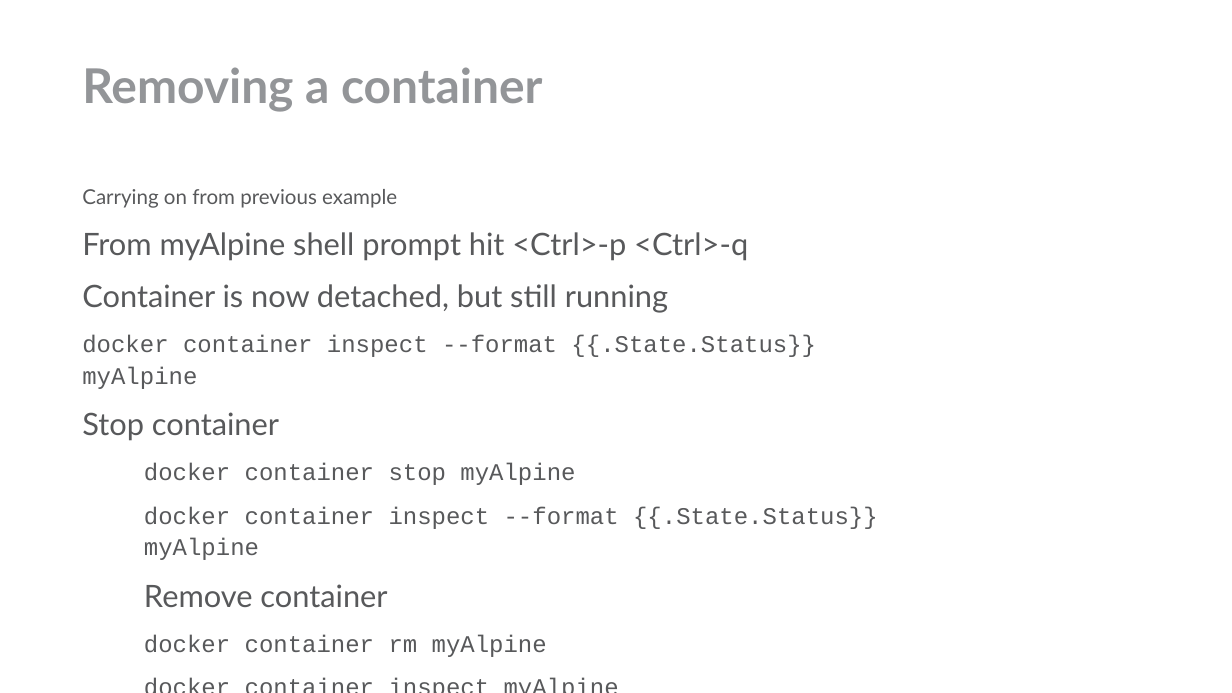
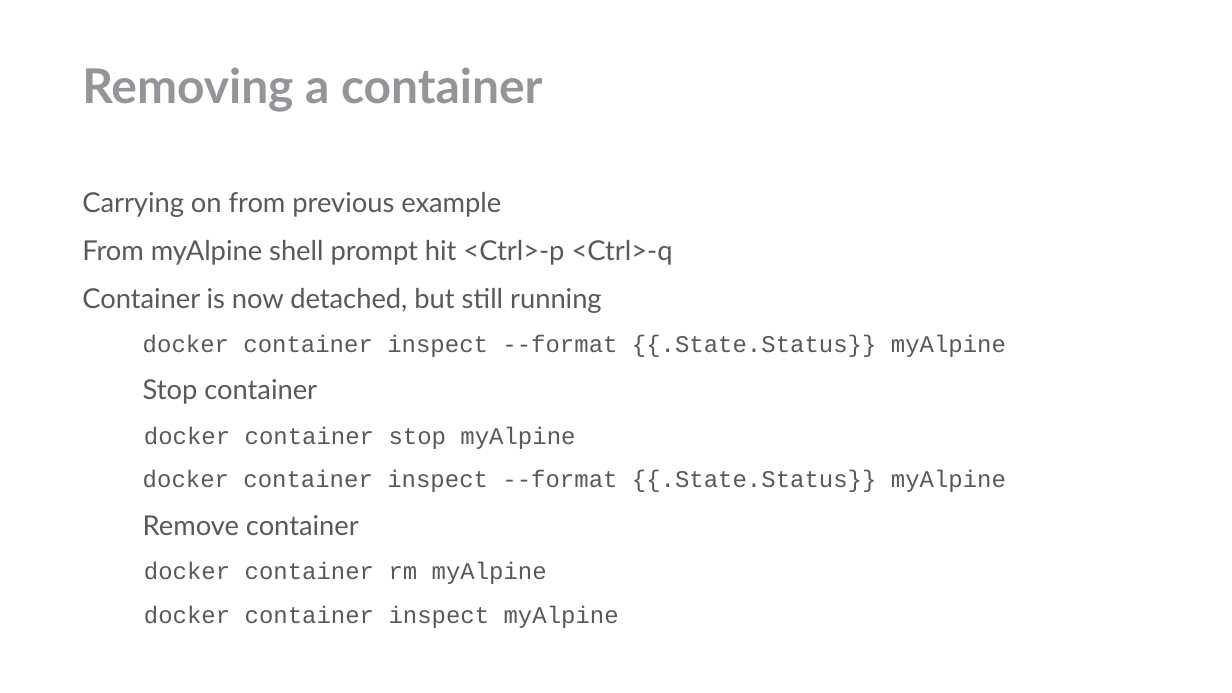
Before and after one commit to dockerfornovices/DockerSimpleDemo, a slide deck: slide 25 of novicesguidetodocker.odp (slide 23 before the commit). Drawn at 1232x693 pixels with LibreOffice and Linux fonts; fonts in the diff are those of the drawing; background and template pictures are left out. Boxes give left, top, right and bottom in pixels: in the first picture for what was removed or moved away, otherwise in the second. Text is boxed around its words. In the diff, an @@ line names an element or a change of style, - is before the commit and + after.

```diff
--- a/novicesguidetodocker.odp
+++ b/novicesguidetodocker.odp
@@ text at (x1=82, y1=192, x2=1006, y2=535): size 12 to 16 pt in "Carrying on from previous example"; size 18 to 16 pt in "From myAlpine shell prompt hit <Ctrl>-p <Ctrl>-q", "Container is now detached, but still running", "Stop container", "Remove container"; indent changed @@
```
Also in this commit, not shown: 9 other slides changed, 6 slides added, 6 other files.
